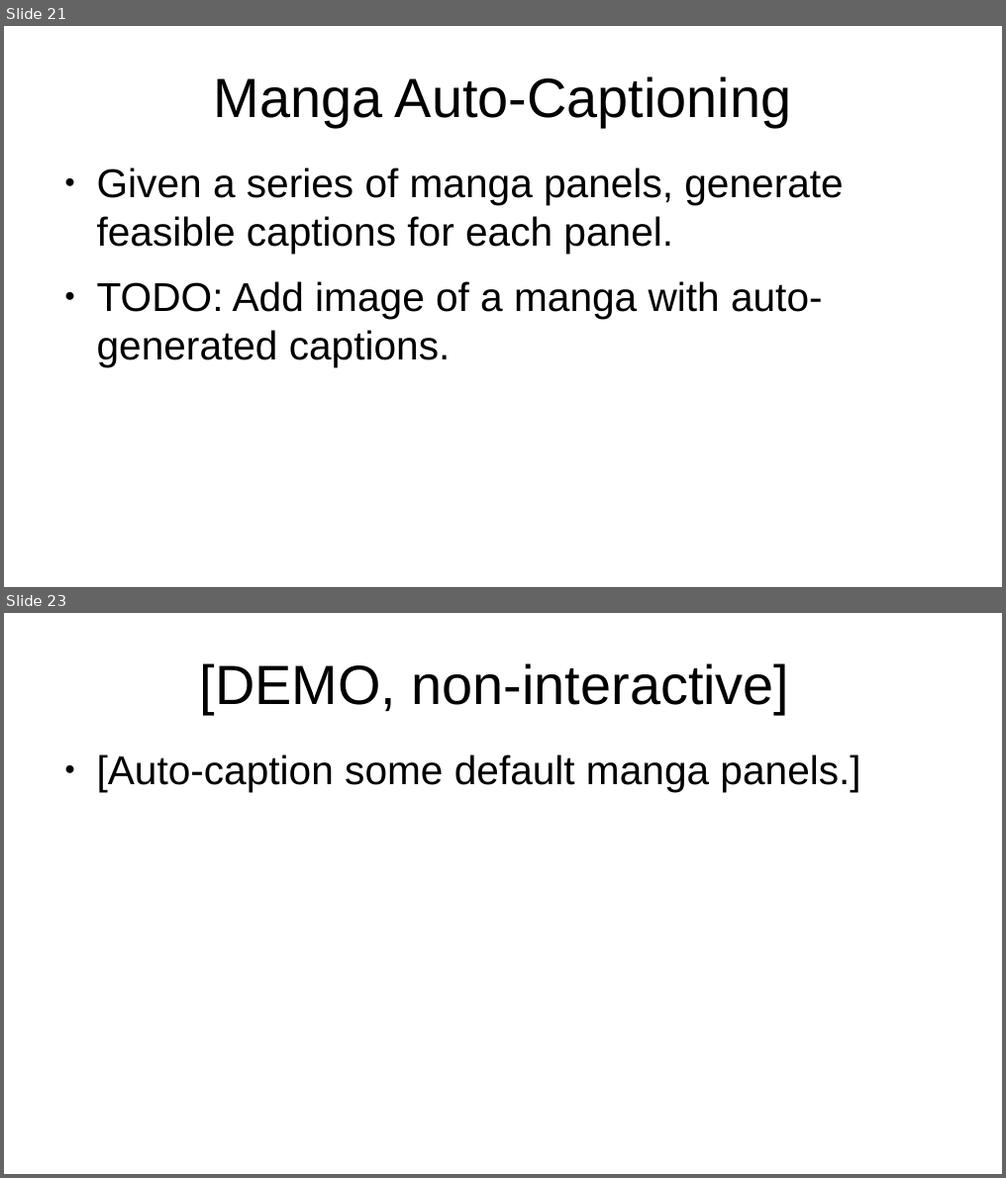
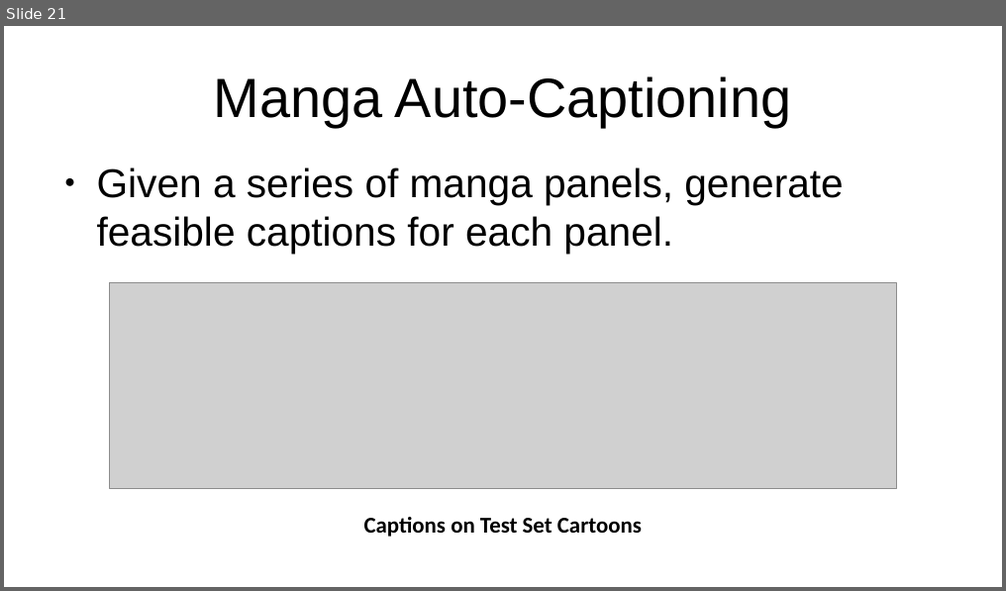
Before and after one commit to kkokilep/Cant-Spell-Anime-Without-AI, a slide deck: presentation/presentation-0.odp. Shown one above the other, each under a label of ours: slides 21 and 23 before the commit, slide 21 after it; the slides between them are not shown. The pictures are 1006x1178 and 1006x591 pixels, drawn with LibreOffice and Linux fonts; fonts in the diff are those of the drawing; grey boxes stand for pictures. Boxes give left, top, right and bottom in pixels: in the first picture for what was removed or moved away, otherwise in the second. Text is boxed around its words. In the diff, an @@ line names an element or a change of style, - is before the commit and + after.

```diff
--- a/presentation/presentation-0.odp
+++ b/presentation/presentation-0.odp
@@ slide 23 removed at (4, 613, 1002, 1174), background #FFFFFF @@
@@ title removed at (200, 663, 790, 714) @@
-[DEMO, non-interactive]
@@ text removed at (97, 755, 860, 792) @@
-● [Auto-caption some default manga panels.]
@@ slide 21 changed as well @@
@@ text "Given a series of manga ..." at (97, 168, 843, 253): indent changed @@
@@ text at (97, 281, 823, 368): paragraph removed @@
-● TODO: Add image of a manga with auto-generated captions.
@@ picture added at (110, 283, 897, 488) @@
@@ text added at (364, 517, 642, 537), 18 pt, text #000000, bold @@
+Captions on Test Set Cartoons
```
Also in this commit, not shown: 20 other slides changed, 1 slide added.
